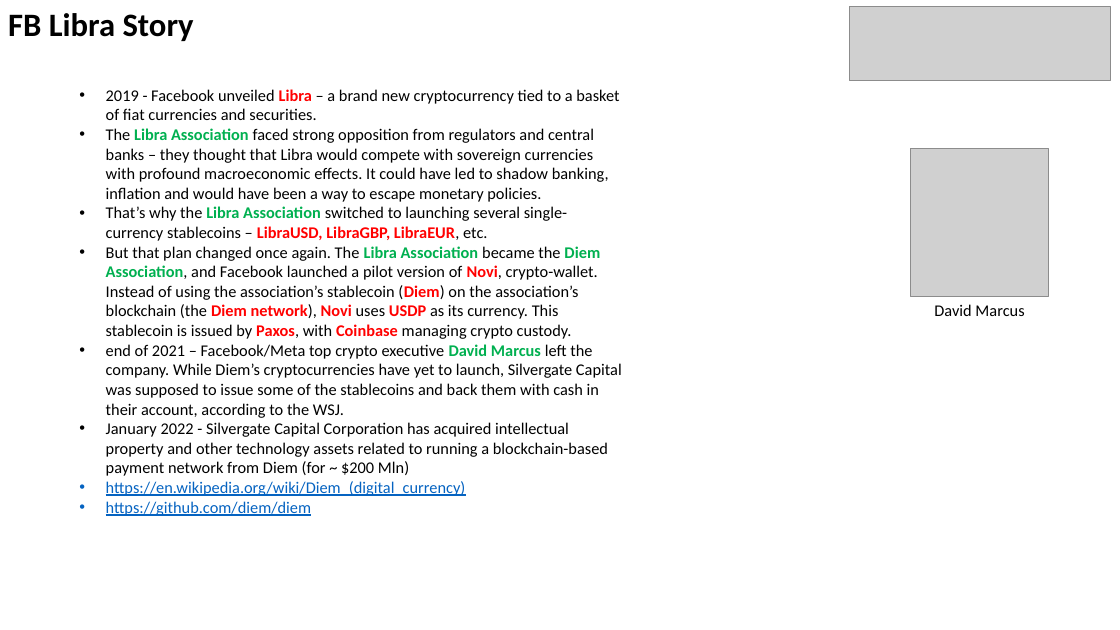
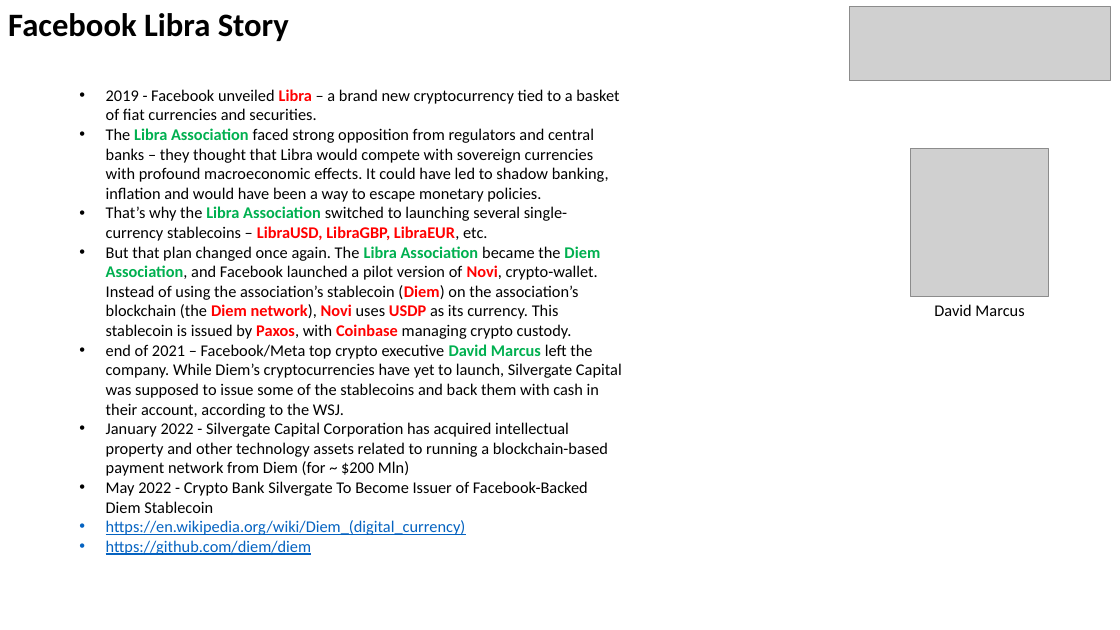
Before and after one commit to lselector/crypto, a slide deck: slide 6 of crypto_04_stable_coins.pptx (slide 5 before the commit). Drawn at 1120x630 pixels with LibreOffice and Linux fonts; fonts in the diff are those of the drawing; grey boxes stand for pictures. Boxes give left, top, right and bottom in pixels: in the first picture for what was removed or moved away, otherwise in the second. Text is boxed around its words. In the diff, an @@ line names an element or a change of style, - is before the commit and + after.

```diff
--- a/crypto_04_stable_coins.pptx
+++ b/crypto_04_stable_coins.pptx
@@ text at [8, 13, 289, 41]: text changed @@
-FB Libra Story
+Facebook Libra Story
@@ text at [106, 481, 588, 513]: paragraph added @@
+• May 2022 - Crypto Bank Silvergate To Become Issuer of Facebook-Backed Diem Stablecoin
```
Also in this commit, not shown: 3 other slides changed, 1 slide added.
